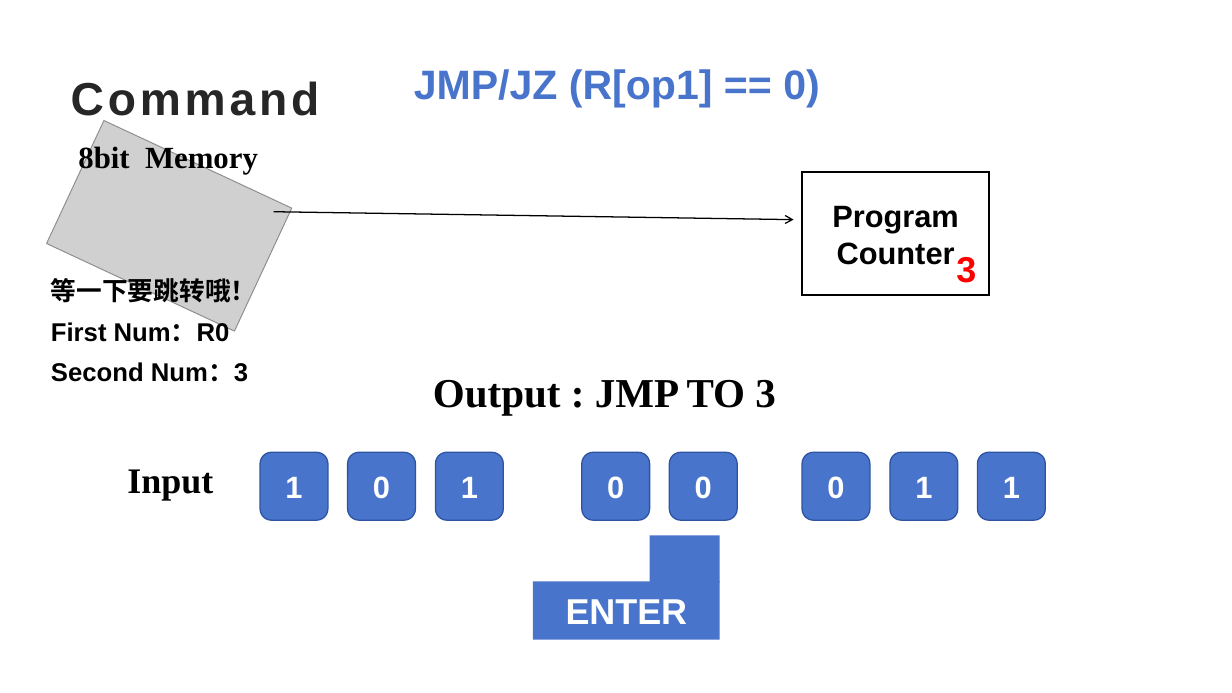
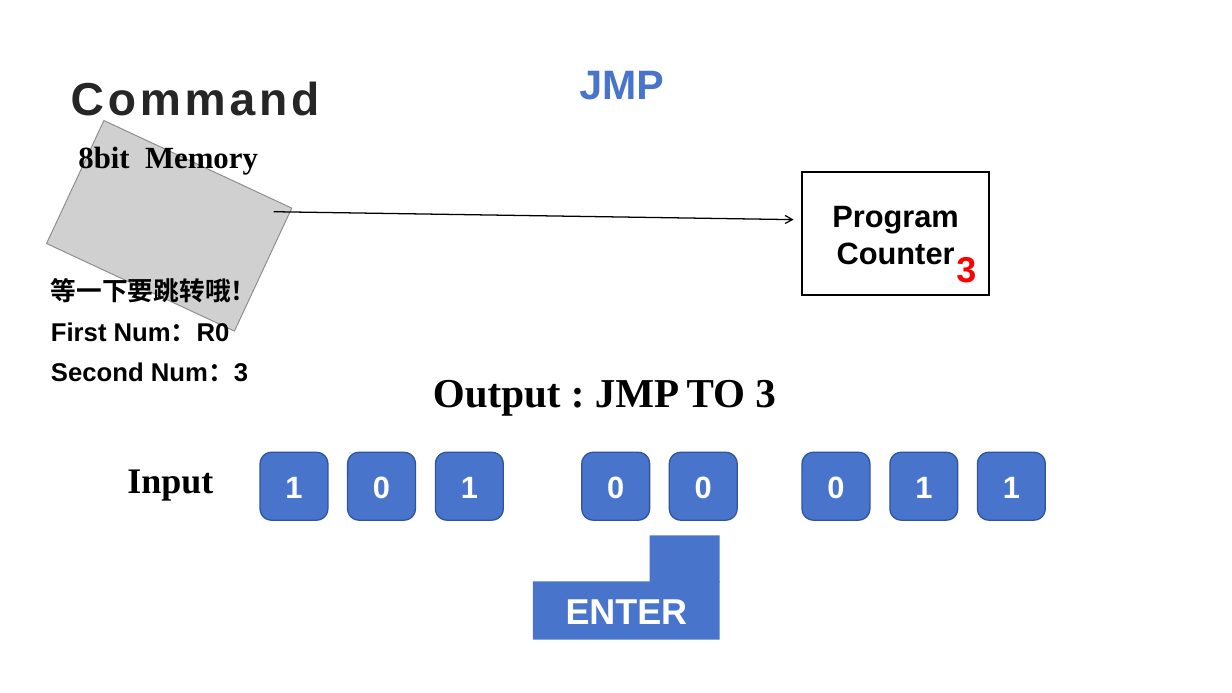
Before and after one commit to EnglesLowe123/COPE-Project, a slide deck: slide 11 of 微指令集-计组实验(1).pptx. Drawn at 1232x693 pixels with LibreOffice and Linux fonts; fonts in the diff are those of the drawing; grey boxes stand for pictures; background and template pictures are left out. Boxes give left, top, right and bottom in pixels: in the first picture for what was removed or moved away, otherwise in the second. Text is boxed around its words. In the diff, an @@ line names an element or a change of style, - is before the commit and + after.

```diff
--- a/微指令集-计组实验(1).pptx
+++ b/微指令集-计组实验(1).pptx
@@ text at (x1=579, y1=70, x2=663, y2=100): text changed @@
-JMP/JZ (R[op1] == 0)
+JMP
```
Also in this commit, not shown: 2 other slides changed.
